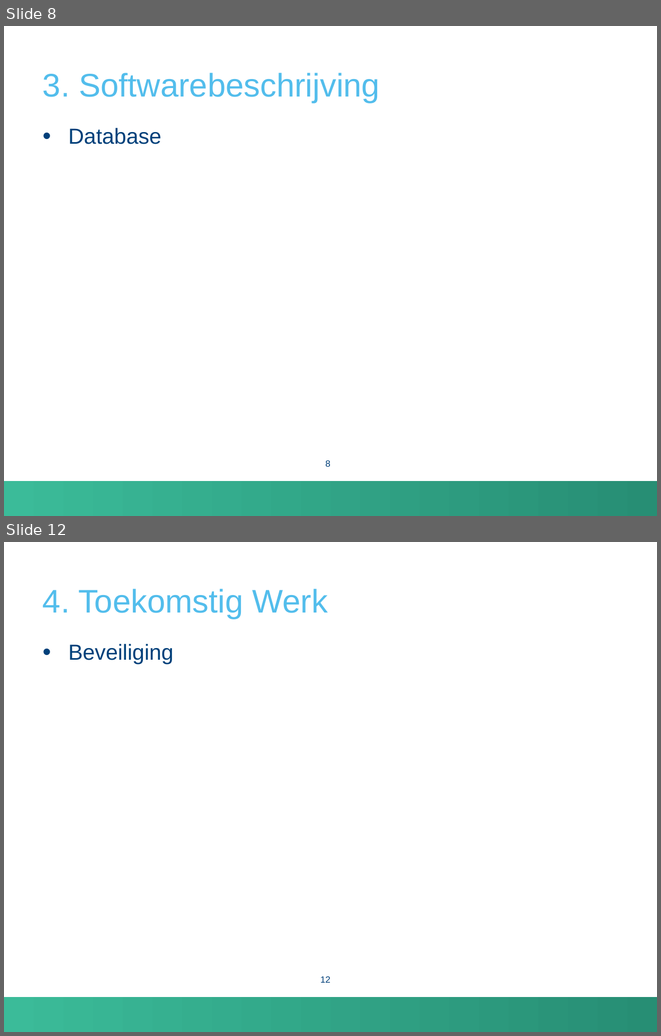
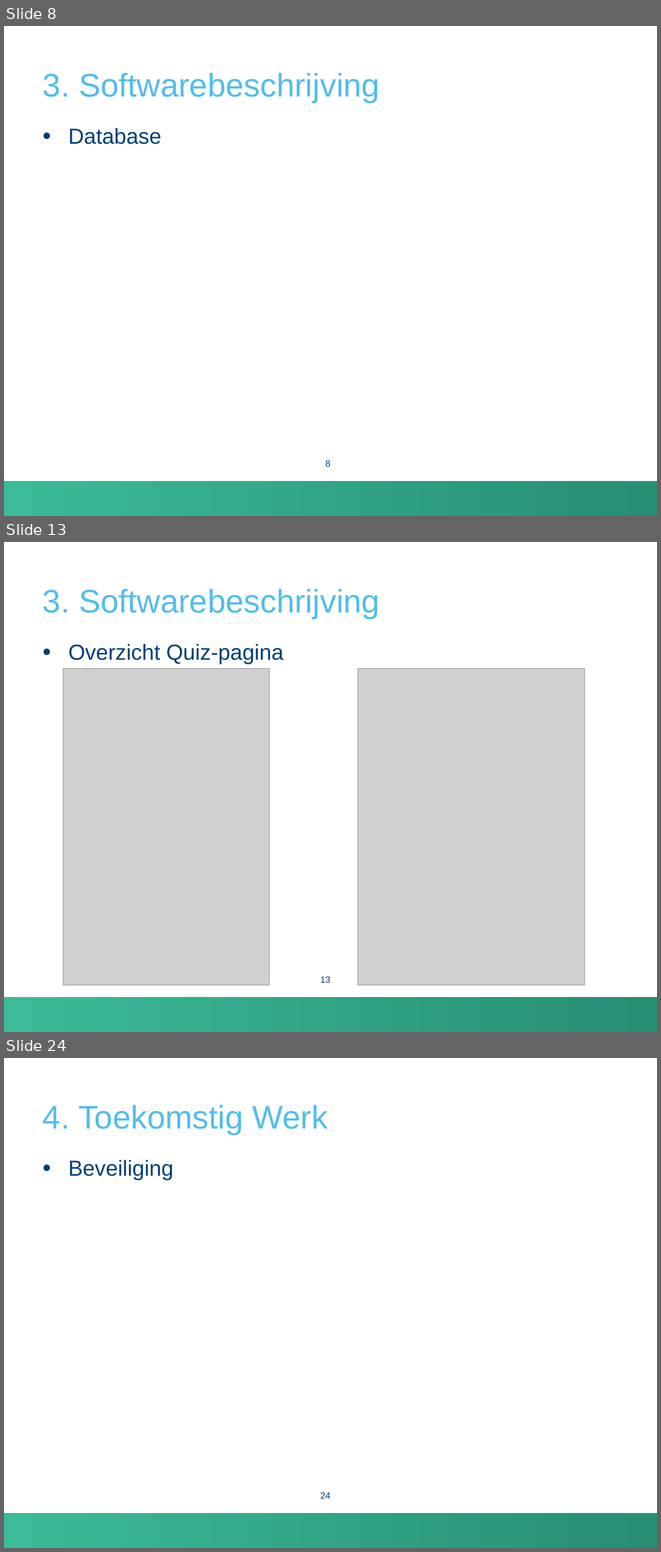
Before and after one commit to FrancisHoste00/AcaBachProject2, a slide deck: Presentatie.pptx. Shown one above the other, each under a label of ours: slides 8 and 12 before the commit, slides 8, 13 and 24 after it; the slides between them are not shown. The pictures are 661x1036 and 661x1552 pixels, drawn with LibreOffice and Linux fonts; fonts in the diff are those of the drawing; grey boxes stand for pictures; background and template pictures are left out. Boxes give left, top, right and bottom in pixels: in the first picture for what was removed or moved away, otherwise in the second. Text is boxed around its words. In the diff, an @@ line names an element or a change of style, - is before the commit and + after.

```diff
--- a/Presentatie.pptx
+++ b/Presentatie.pptx
@@ slide 13 added at (x1=4, y1=542, x2=657, y2=1032), background #FFFFFF; not listed: 1 template element that a slide beside it also shows @@
@@ title added at (x1=43, y1=589, x2=380, y2=618), 36 pt, text #52BDEC @@
+3. Softwarebeschrijving
@@ text added at (x1=68, y1=644, x2=283, y2=664), 24 pt, text #00407A @@
+• Overzicht Quiz-pagina
@@ picture added at (x1=63, y1=669, x2=270, y2=985) @@
@@ picture added at (x1=358, y1=669, x2=584, y2=985) @@
@@ page number added at (x1=320, y1=976, x2=330, y2=982), 10 pt, text #00407A @@
+13
@@ what was slide 12 is now slide 24 @@
@@ page number at (x1=320, y1=1492, x2=330, y2=1498): text changed @@
-12
+24
```
Also in this commit, not shown: 5 slides changed, 11 other slides added.
